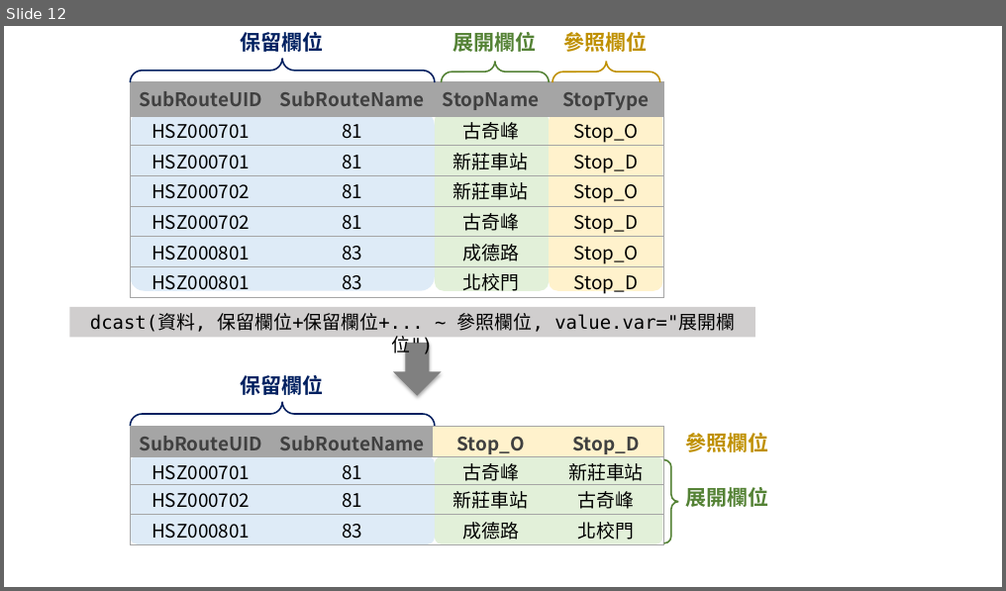
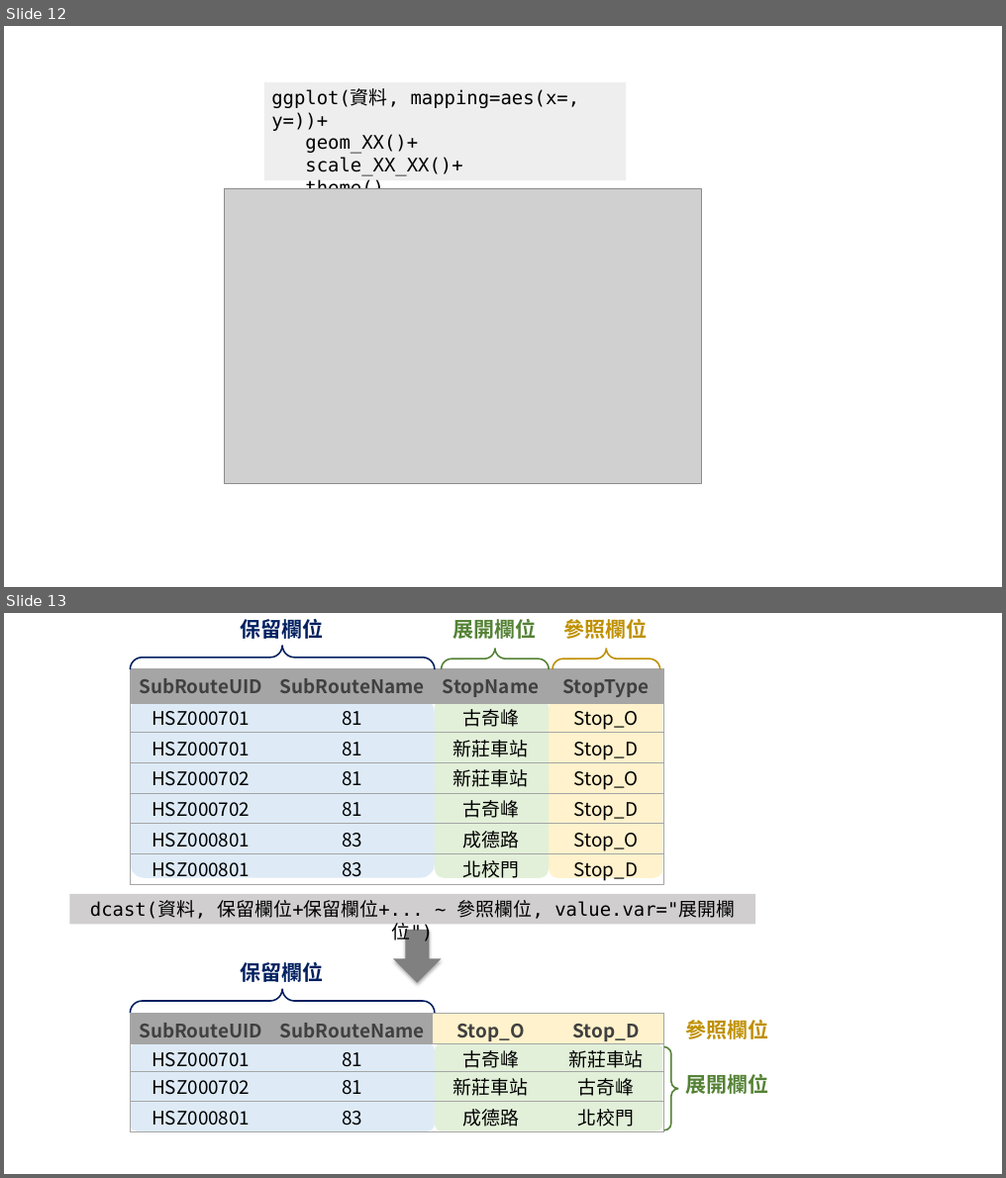
Before and after one commit to ChiaJung-Yeh/Transport-Analysis, a slide deck: figure/figure.pptx. Shown one above the other, each under a label of ours: slide 12 before the commit, slides 12 and 13 after it. The pictures are 1006x591 and 1006x1178 pixels, drawn with LibreOffice and Linux fonts; fonts in the diff are those of the drawing; grey boxes stand for pictures. Boxes give left, top, right and bottom in pixels: in the first picture for what was removed or moved away, otherwise in the second. Text is boxed around its words. In the diff, an @@ line names an element or a change of style, - is before the commit and + after.

```diff
--- a/figure/figure.pptx
+++ b/figure/figure.pptx
@@ slide 12 added at [4,26,1002,587], background #FFFFFF @@
@@ rectangle added at [264,82,626,180], fill #EEEEEE, 18 pt, text #000000 @@
+ggplot(資料, mapping=aes(x=, y=))+
+geom_XX()+
+scale_XX_XX()+
+theme()
@@ picture added at [224,189,701,484] @@
@@ what was slide 12 is now slide 13 @@
```
Also in this commit, not shown: 7 other files.
